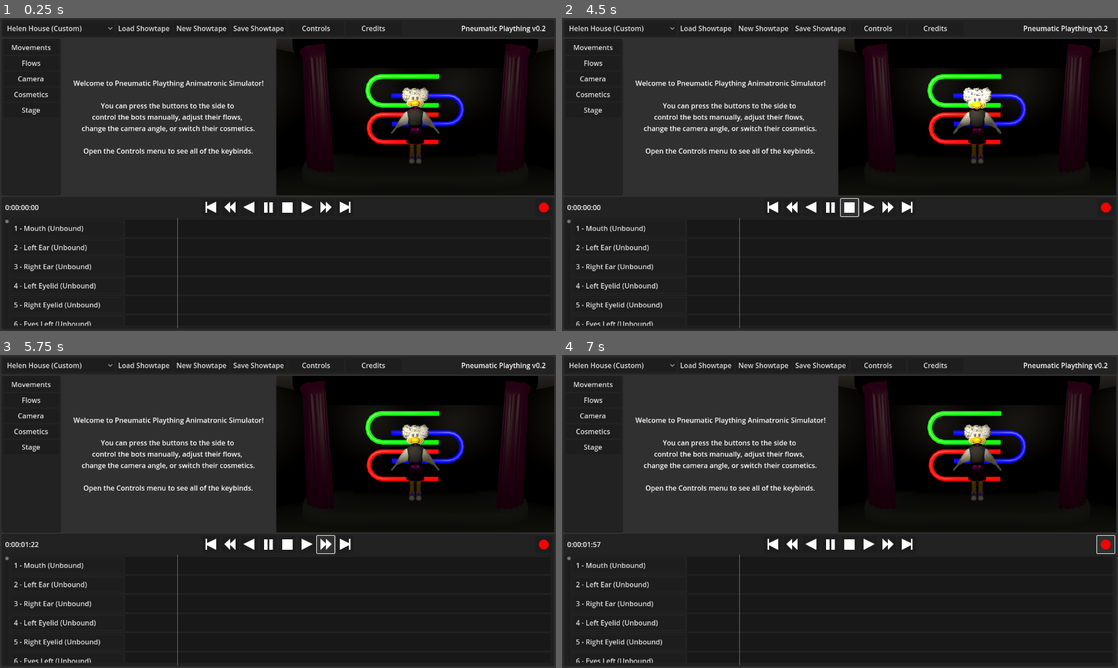
Above: before the commit, frames 1-4 (two rows, left to right).
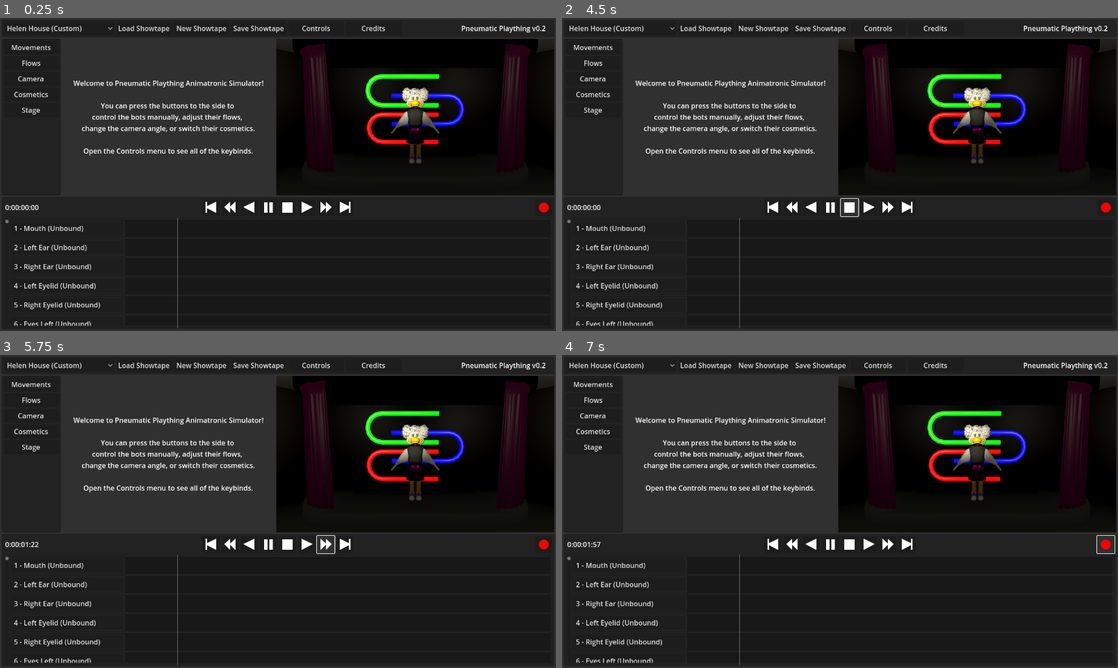
Above: after the commit, the same moments.

Repository: pizzaperp95/PneumaticPlaything
Game: Godot game, scene res://Scenes/GUI/EditorScreen.tscn
Same seed, same stepped clock (60 frames per second), same inputs: the game is played once before the commit and once after it.
Inputs (mouse positions are in pixels of both pictures, inside the frame that each line leads up to):
- Up to frame 1 (0.25 s): no input
- Up to frame 2 (4.5 s): click "New Showtape" at 0.5 s; click "New Showtape" at 1.25 s; click (867, 208) at 2 s; click (867, 208) at 2.75 s; click "Helen House (Custom)" at 3.5 s; click (851, 208) at 4.25 s
- Up to frame 3 (5.75 s): click (328, 545) at 5 s
- Up to frame 4 (7 s): click (906, 545) at 5.75 s; click (1106, 545) at 6.5 s

The runs differ from the first frame. In frame 2, 0.3% of the frame differs, in the area x 70-79%, y 22-38%; in frame 3, less than 0.1%; in frame 4, less than 0.1%.

Commit message:
MOVEMENT MIXING

Diff:
--- a/Scripts/HelenController.gd
+++ b/Scripts/HelenController.gd
@@ -1,14 +1,110 @@
 extends Node3D
 
-var animation_player
+var animation_player : AnimationPlayer
+var animation_tree : AnimationTree
+var blend_tree : AnimationNodeBlendTree
+
+var movement_states = {
+	"Mouth": [false, 0.0, 0.0, 0.0],
+	"Left Ear": [false, 0.0, 0.0, 0.0],
+	"Right Ear": [false, 0.0, 0.0, 0.0],
+	"Left Eyelid": [false, 0.0, 0.0, 0.0],
+	"Right Eyelid": [false, 0.0, 0.0, 0.0],
+	"Eyes Left": [false, 0.0, 0.0, 0.0],
+	"Eyes Right": [false, 0.0, 0.0, 0.0],
+	"Head Left": [false, 0.0, 0.0, 0.0],
+	"Head Right": [false, 0.0, 0.0, 0.0],
+	"Head Up": [false, 0.0, 0.0, 0.0],
+	"Left Arm Up": [false, 0.0, 0.0, 0.0],
+	"Left Arm Twist": [false, 0.0, 0.0, 0.0],
+	"Left Elbow": [false, 0.0, 0.0, 0.0],
+	"Right Arm Up": [false, 0.0, 0.0, 0.0],
+	"Right Arm Twist": [false, 0.0, 0.0, 0.0],
+	"Right Elbow": [false, 0.0, 0.0, 0.0],
+	"Body Left": [false, 0.0, 0.0, 0.0],
+	"Body Right": [false, 0.0, 0.0, 0.0],
+	"Body Lean": [false, 0.0, 0.0, 0.0],
+}
 
 func _ready():
 	animation_player = $AnimationPlayer
 
+	animation_tree = AnimationTree.new()
+	animation_tree.anim_player = animation_player.get_path()
+	add_child(animation_tree)
+
+	animation_tree.tree_root = AnimationNodeBlendTree.new()
+	animation_tree.active = true
+	blend_tree = animation_tree.tree_root as AnimationNodeBlendTree
+
+	#animation_player.speed_scale = 0
+
+	var animations = animation_player.get_animation_list()
+
+	var prev_name = "Anim_" + animations[0]
+	var old_time_name = "Time_" + animations[0]
+	var old_seek_name = "Seek_" + animations[0]
+
+	var prev_anim_node := AnimationNodeAnimation.new()
+	prev_anim_node.animation = animations[0]
+	blend_tree.add_node(prev_name, prev_anim_node)
+
+	var old_time_node := AnimationNodeTimeScale.new()
+	blend_tree.add_node(old_time_name,old_time_node)
+
+	var _old_seek_node := AnimationNodeTimeSeek.new()
+	blend_tree.add_node(old_seek_name,_old_seek_node)
+
+	blend_tree.connect_node(old_time_name,0,prev_name)
+	blend_tree.connect_node(old_seek_name,0,old_time_name)
+	prev_name = old_seek_name
+
+	for i in range(1, animations.size()):
+		var anim_name = "Anim_" + animations[i]
+		var add_name = "Add_" + animations[i]
+		var time_name = "Time_" + animations[i]
+		var seek_name = "Seek_" + animations[i]
+
+		var new_anim_node := AnimationNodeAnimation.new()
+		new_anim_node.animation = animations[i]
+		blend_tree.add_node(anim_name, new_anim_node)
+
+		var time_node := AnimationNodeTimeScale.new()
+		blend_tree.add_node(time_name,time_node)
+
+		var seek_node := AnimationNodeTimeSeek.new()
+		blend_tree.add_node(seek_name,seek_node)
+
+		var add_node := AnimationNodeAdd2.new()
+		blend_tree.add_node(add_name, add_node)
+
+		blend_tree.connect_node(time_name,0,anim_name)
+		blend_tree.connect_node(seek_name,0,time_name)
+		blend_tree.connect_node(add_name, 0, prev_name)
+		blend_tree.connect_node(add_name, 1, seek_name)
+		prev_name = add_name
+
+	blend_tree.connect_node("output", 0, prev_name)
+
+	for i in range(0, animations.size()):
+		animation_tree.set("parameters/Add_" + str(animations[i]) + "/add_amount", 1.0)
+		animation_tree.set("parameters/Seek_" + str(animations[i]) + "/seek_request", 0)
+		animation_tree.set("parameters/Time_" + str(animations[i]) + "/scale", 0)
+
+func _physics_process(delta: float) -> void:
+	for key in movement_states:
+		var anim_path = "parameters/Seek_" + key + "/seek_request"
+		var state = movement_states[key]
+		if (state[0]):
+			state[1] = clamp(float(state[1]) + (delta * state[2]), 0, 1)
+		else:
+			state[1] = clamp(float(state[1]) - (delta * state[3]), 0, 1)
+		animation_tree.set(anim_path, state[1])
+
 func _movement_in(movement, rate):
-	animation_player.speed_scale = rate
-	animation_player.play(movement)
+	movement_states[movement][0] = true
+	movement_states[movement][2] = rate
 
 func _movement_out(movement, rate):
-	animation_player.speed_scale = rate
-	animation_player.play_backwards(movement)
+	movement_states[movement][0] = false
+	movement_states[movement][3] = rate
